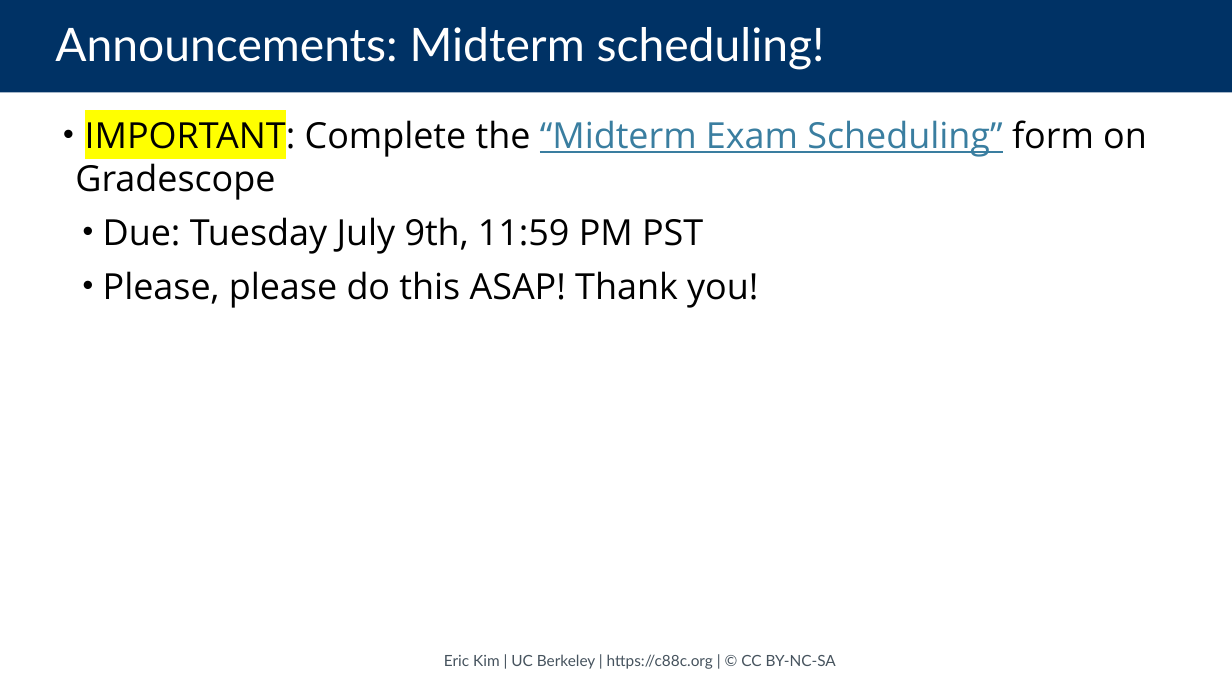
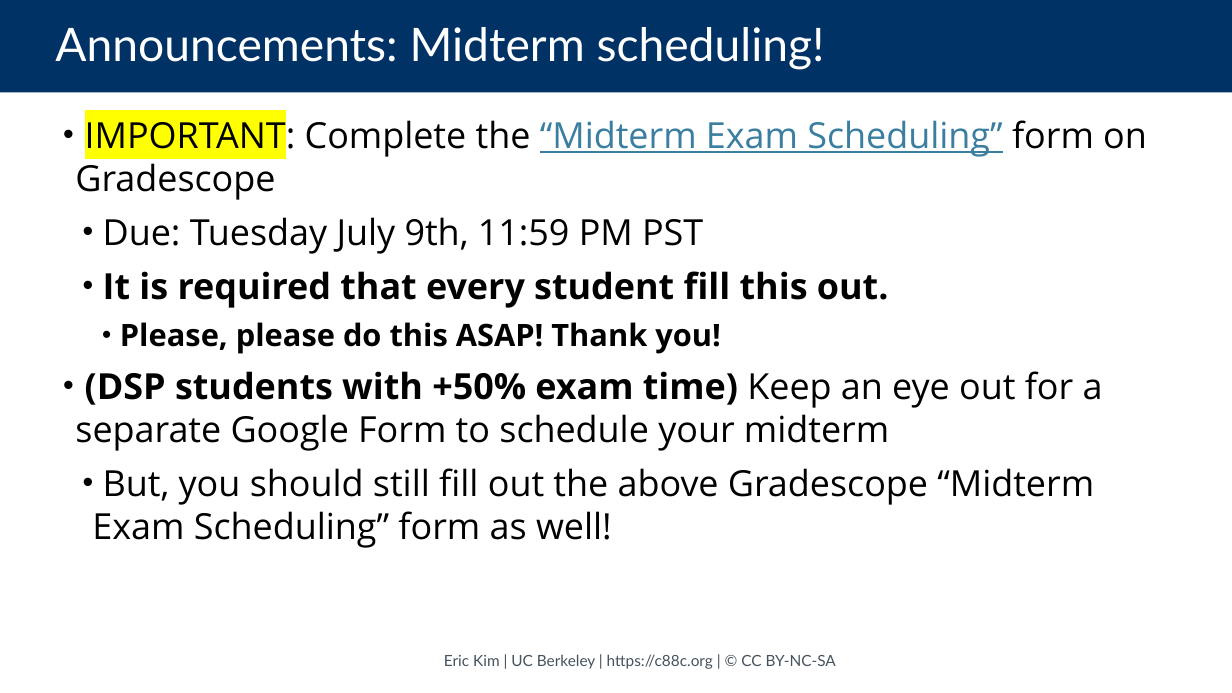
Before and after one commit to cs88-website/su24, a slide deck: slide 3 of assets/slides/su24/10-ADTs.pptx. Drawn at 1232x693 pixels with LibreOffice and Linux fonts; fonts in the diff are those of the drawing. Boxes give left, top, right and bottom in pixels: in the first picture for what was removed or moved away, otherwise in the second. Text is boxed around its words. In the diff, an @@ line names an element or a change of style, - is before the commit and + after.

```diff
--- a/assets/slides/su24/10-ADTs.pptx
+++ b/assets/slides/su24/10-ADTs.pptx
@@ text at (103, 271, 889, 308): paragraph added @@
+  • It is required that every student fill this out.
@@ text at (120, 322, 721, 354): size 28 to 24 pt, bold on in "Please, please do this ASAP! Thank you!"; list level 2 to 3 in "Please, please do this ASAP! ..." @@
@@ text at (75, 371, 1103, 548): paragraphs added @@
+• (DSP students with +50% exam time) Keep an eye out for a separate Google Form to schedule your midterm
+  • But, you should still fill out the above Gradescope “Midterm Exam Scheduling” form as well!
```
Also in this commit, not shown: 3 other slides changed, 3 other files.
